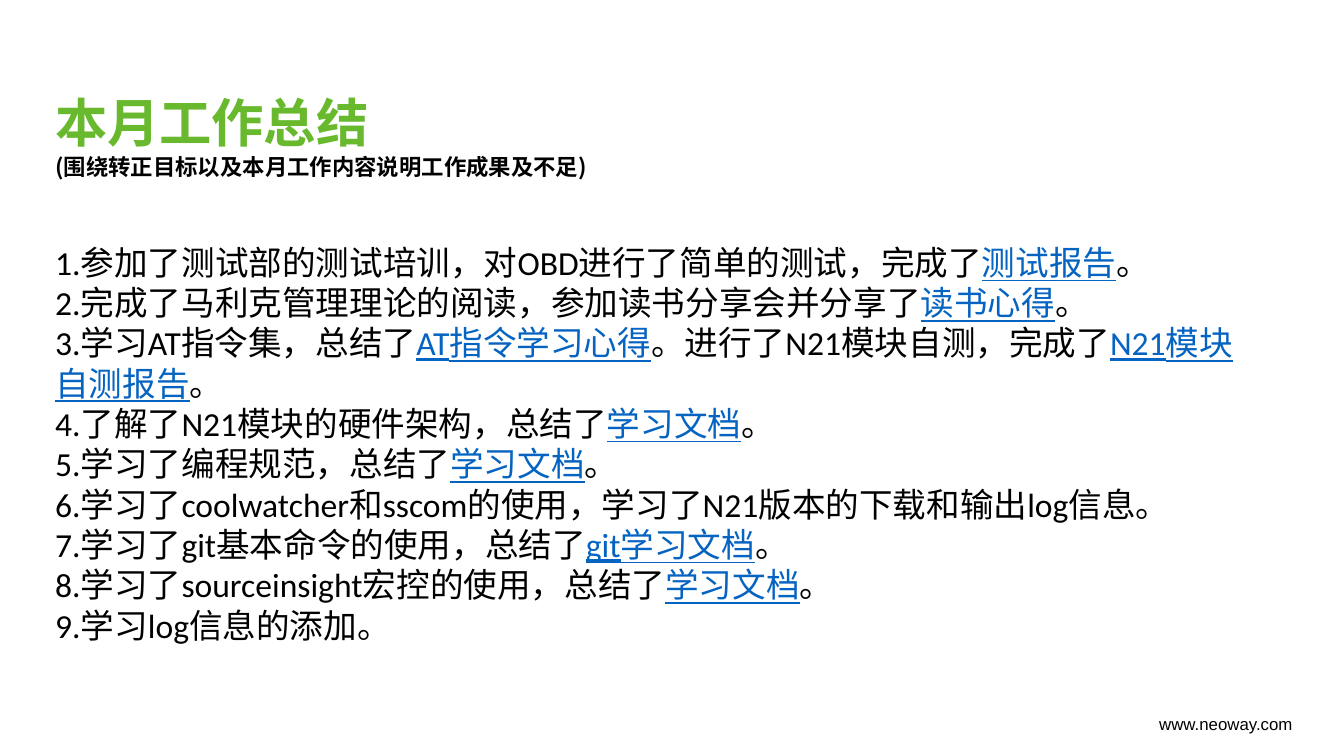
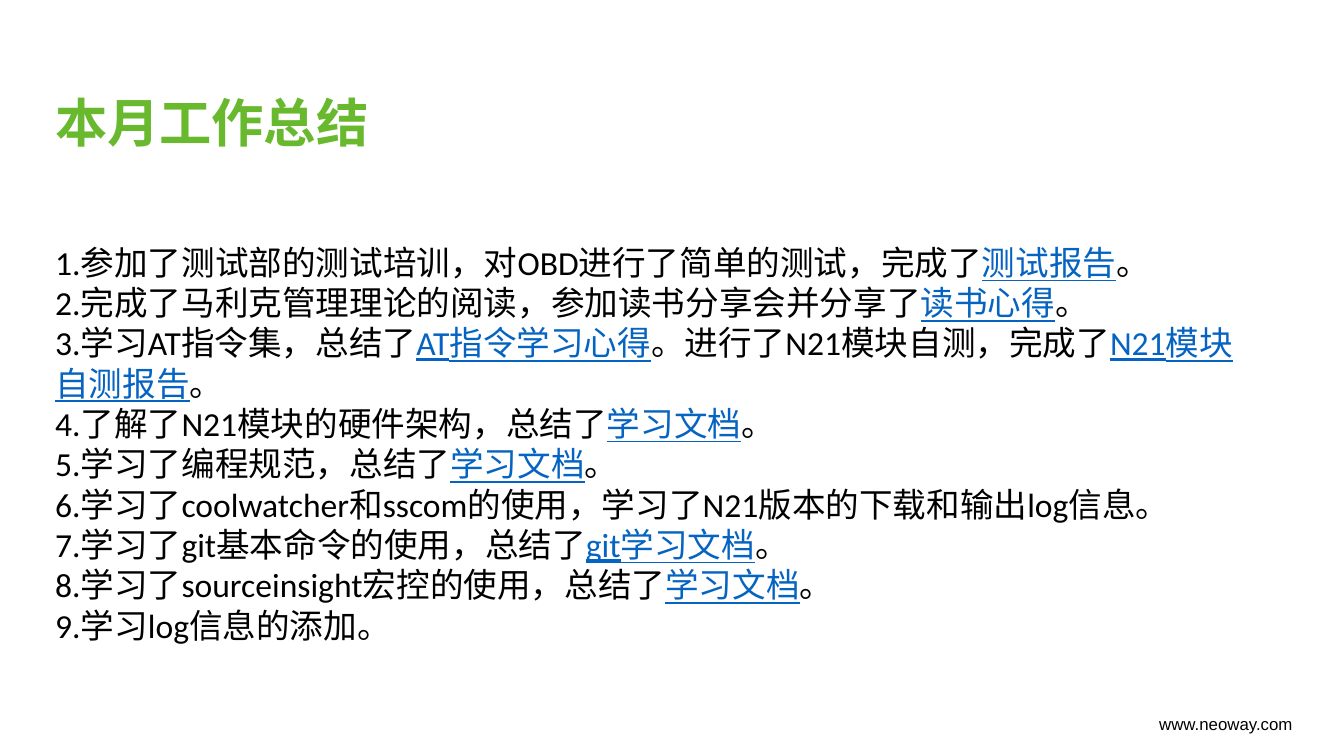
Before and after one commit to leymjaxt/-, a slide deck: slide 5 of 201908_李宣廷/新员工8月月汇报_李宣廷.pptx. Drawn at 1344x756 pixels with LibreOffice and Linux fonts; fonts in the diff are those of the drawing. Boxes give left, top, right and bottom in pixels: in the first picture for what was removed or moved away, otherwise in the second. Text is boxed around its words. In the diff, an @@ line names an element or a change of style, - is before the commit and + after.

```diff
--- a/201908_李宣廷/新员工8月月汇报_李宣廷.pptx
+++ b/201908_李宣廷/新员工8月月汇报_李宣廷.pptx
@@ text at [55, 156, 587, 180]: paragraph removed @@
-(围绕转正目标以及本月工作内容说明工作成果及不足)
```
Also in this commit, not shown: 1 other slide changed, 1 slide added, 16 other files.
